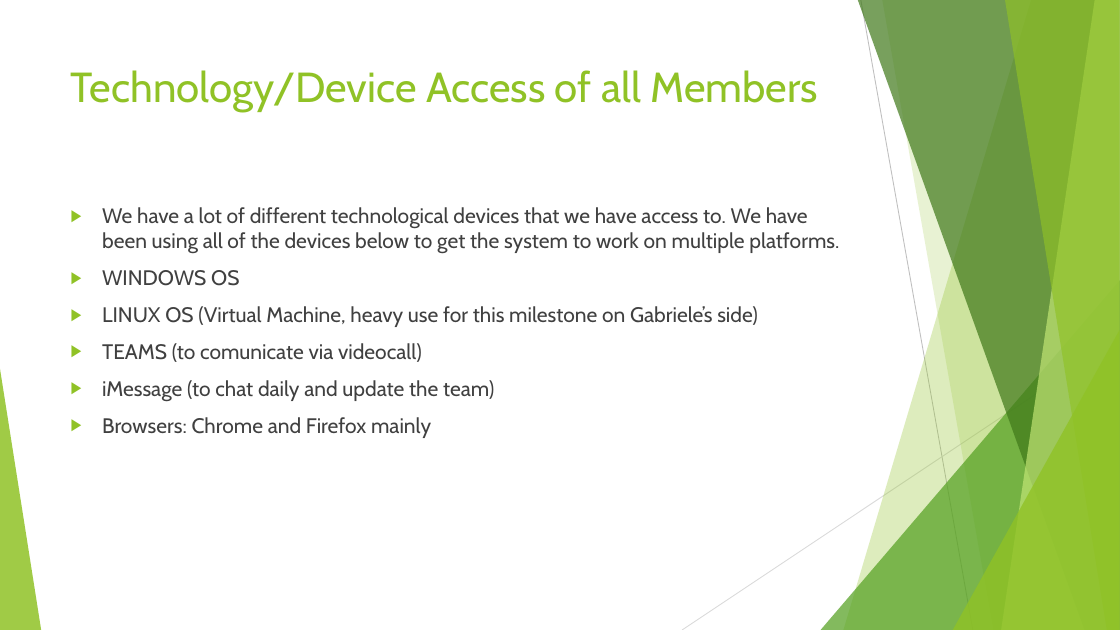
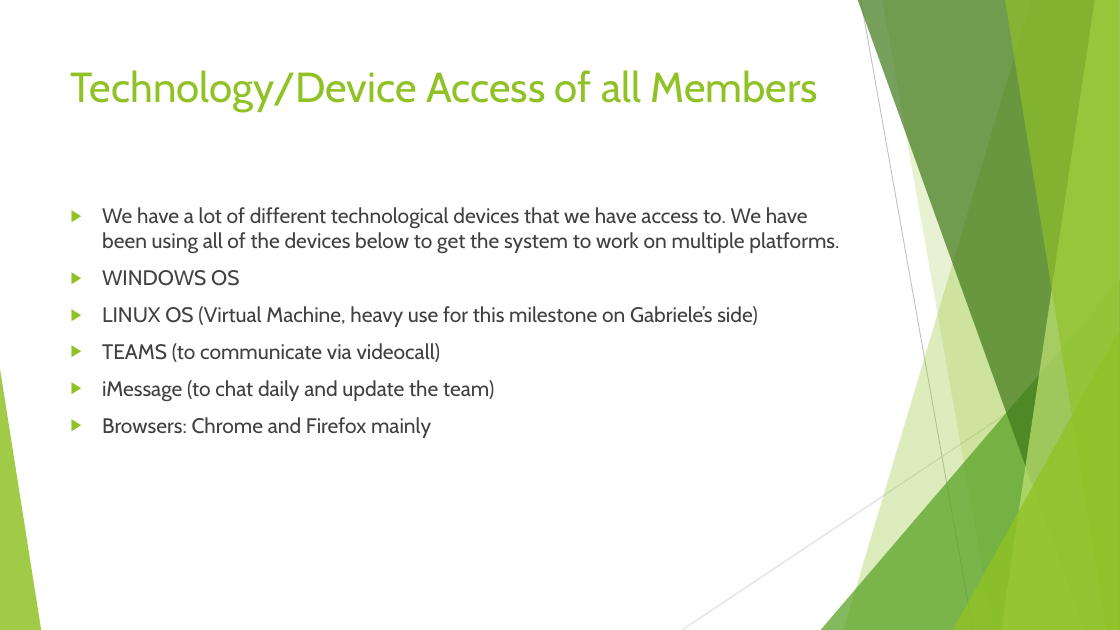
Before and after one commit to gabrielechiossi/CS-3560-PROJECT, a slide deck: slide 7 of Final Milestone.pptx. Drawn at 1120x630 pixels with LibreOffice and Linux fonts; fonts in the diff are those of the drawing. Boxes give left, top, right and bottom in pixels: in the first picture for what was removed or moved away, otherwise in the second. Text is boxed around its words. In the diff, an @@ line names an element or a change of style, - is before the commit and + after.

Commit message:
Edited spelling

```diff
--- a/Final Milestone.pptx
+++ b/Final Milestone.pptx
@@ text at box(102, 343, 441, 362): text changed @@
-▶ TEAMS (to comunicate via videocall)
+▶ TEAMS (to communicate via videocall)
```
Also in this commit, not shown: 5 other slides changed.
